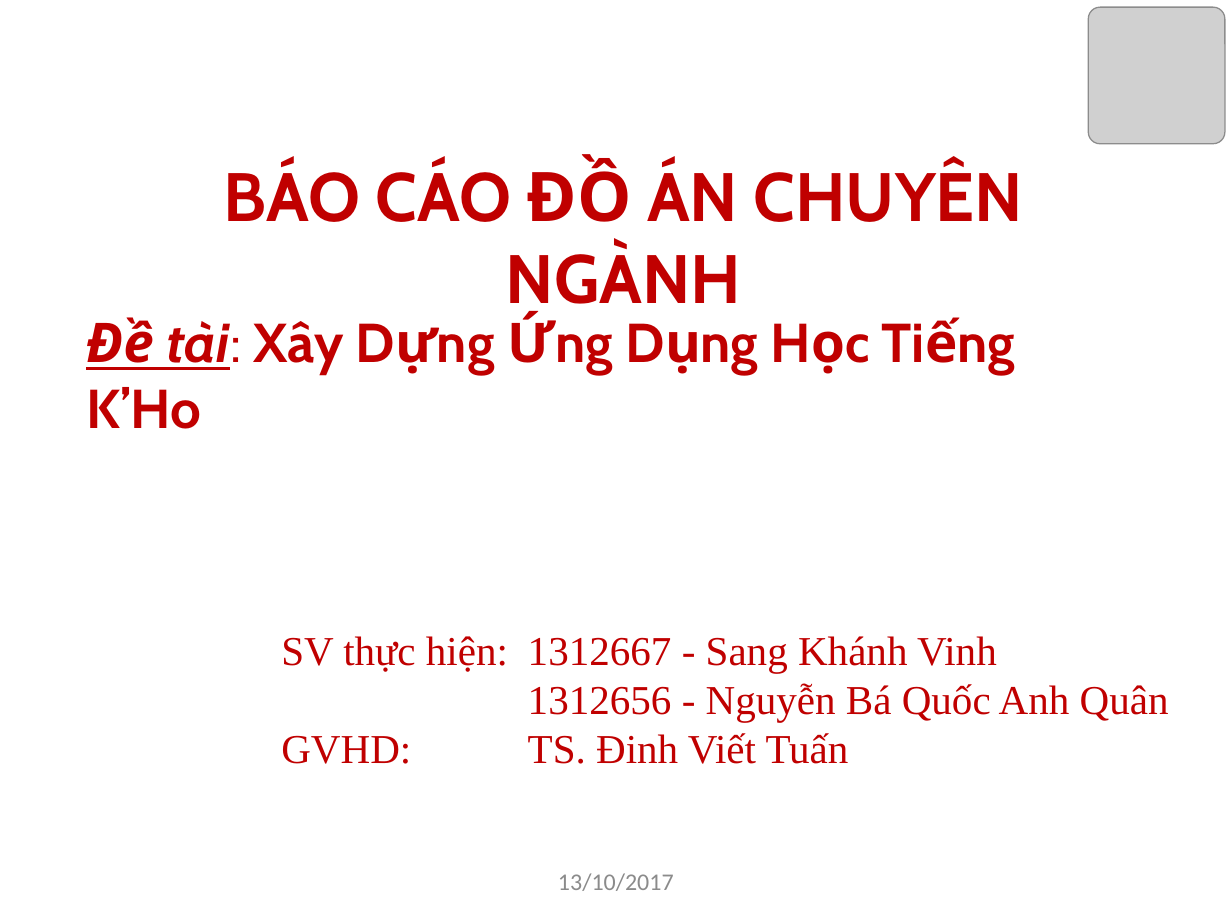
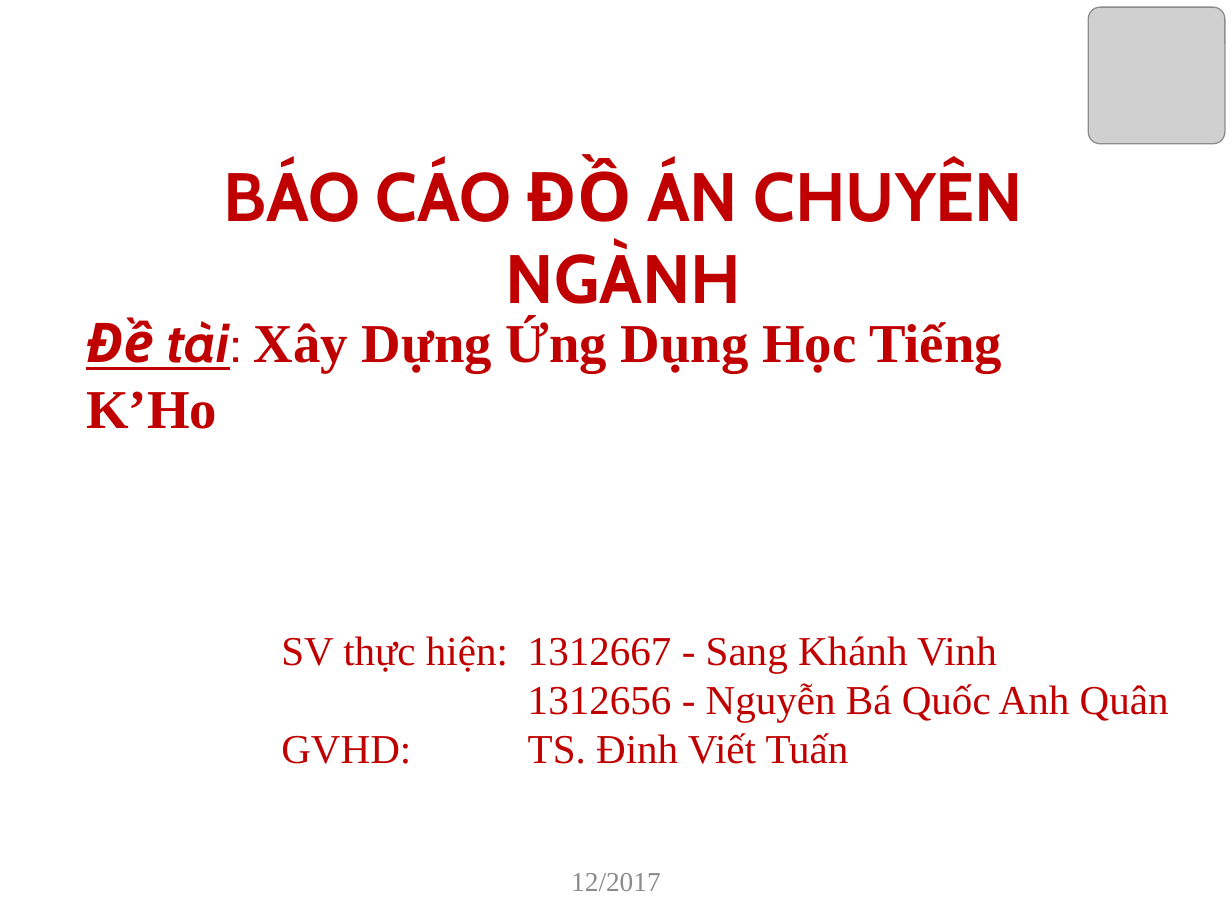
Before and after one commit to khanhvinhit/Do-An, a slide deck: slide 1 of THESIS/DACN_UD_Hoc_KHo_CTK37_BaoCao_D3.pptx. Drawn at 1232x924 pixels with LibreOffice and Linux fonts; fonts in the diff are those of the drawing; grey boxes stand for pictures. Boxes give left, top, right and bottom in pixels: in the first picture for what was removed or moved away, otherwise in the second. Text is boxed around its words. In the diff, an @@ line names an element or a change of style, - is before the commit and + after.

```diff
--- a/THESIS/DACN_UD_Hoc_KHo_CTK37_BaoCao_D3.pptx
+++ b/THESIS/DACN_UD_Hoc_KHo_CTK37_BaoCao_D3.pptx
@@ text "Đề tài: Xây Dựng Ứng ..." at [86,317,1002,429]: font Cabin to Times New Roman in "Xây Dựng Ứng Dụng Học Tiếng K’Ho" @@
@@ text at [571,873,661,891]: text changed; size 14 to 16 pt; font Calibri to Times New Roman @@
-13/10/2017
+12/2017
```
Also in this commit, not shown: 4 other slides changed.
